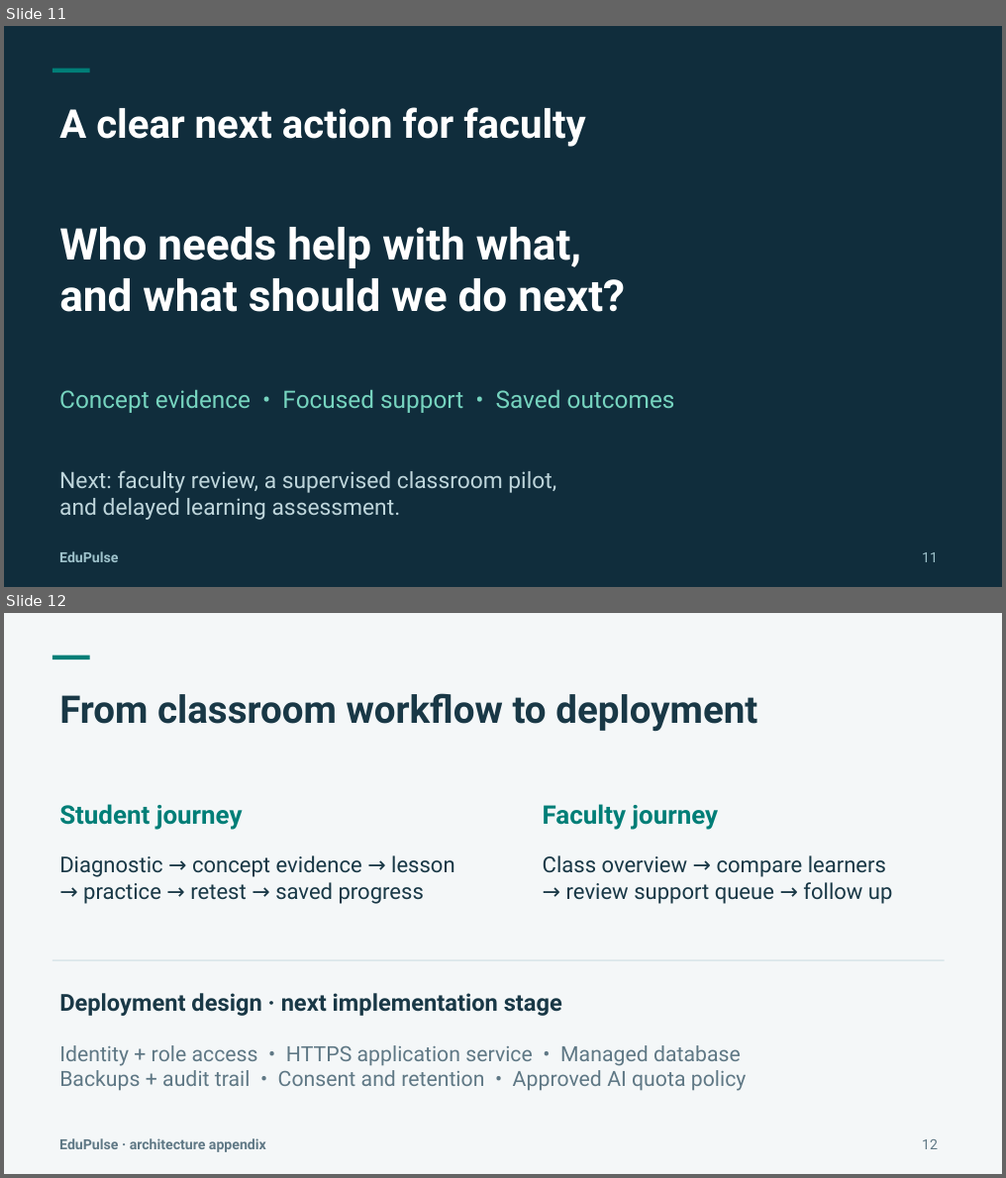
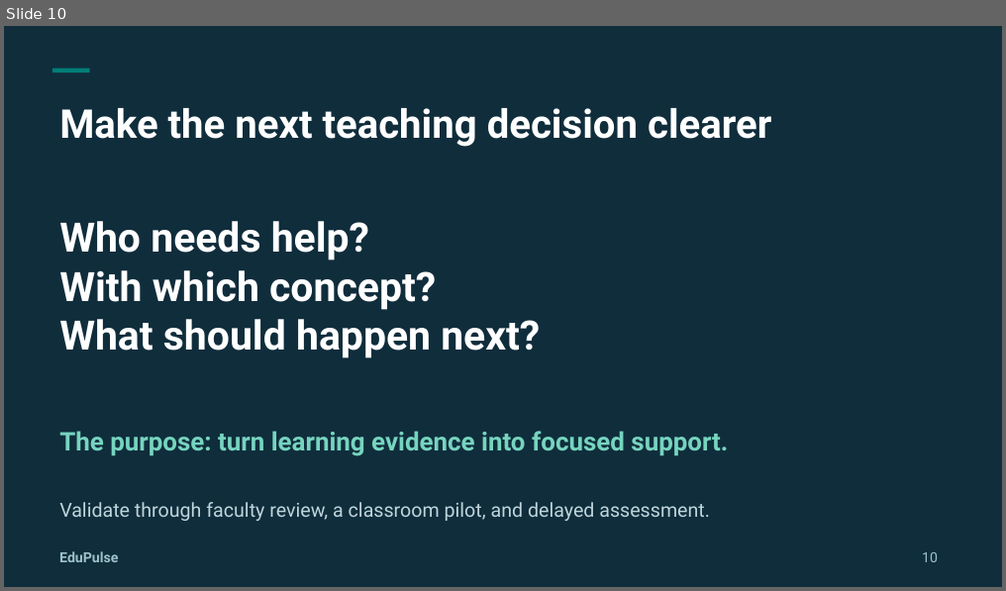
Before and after one commit to Don-Gabriel/EduPulse, a slide deck: output/presentations/EduPulse_Product_Presentation.pptx. Shown one above the other, each under a label of ours: slides 11 and 12 before the commit, slide 10 after it. The pictures are 1006x1178 and 1006x591 pixels, drawn with LibreOffice and Linux fonts; fonts in the diff are those of the drawing. Boxes give left, top, right and bottom in pixels: in the first picture for what was removed or moved away, otherwise in the second. Text is boxed around its words. In the diff, an @@ line names an element or a change of style, - is before the commit and + after.

```diff
--- a/output/presentations/EduPulse_Product_Presentation.pptx
+++ b/output/presentations/EduPulse_Product_Presentation.pptx
@@ slide 12 removed at (x1=4, y1=613, x2=1002, y2=1174), background #F4F7F8 @@
@@ rectangle removed at (x1=53, y1=655, x2=90, y2=660) @@
@@ text removed at (x1=59, y1=693, x2=757, y2=732) @@
-From classroom workflow to deployment
@@ text removed at (x1=59, y1=804, x2=243, y2=830) @@
-Student journey
@@ text removed at (x1=543, y1=804, x2=718, y2=830) @@
-Faculty journey
@@ text removed at (x1=59, y1=856, x2=455, y2=904) @@
-Diagnostic → concept evidence → lesson
-→ practice → retest → saved progress
@@ text removed at (x1=543, y1=856, x2=893, y2=904) @@
-Class overview → compare learners
-→ review support queue → follow up
@@ rectangle removed at (x1=53, y1=960, x2=945, y2=961) @@
@@ text removed at (x1=59, y1=993, x2=562, y2=1016) @@
-Deployment design · next implementation stage
@@ text removed at (x1=59, y1=1046, x2=746, y2=1091) @@
-Identity + role access • HTTPS application service • Managed database
-Backups + audit trail • Consent and retention • Approved AI quota policy
@@ text removed at (x1=59, y1=1139, x2=266, y2=1153) @@
-EduPulse · architecture appendix
@@ text removed at (x1=922, y1=1140, x2=938, y2=1150) @@
-12
@@ what was slide 11 is now slide 10 @@
@@ slide 10 changed as well @@
@@ text at (x1=59, y1=108, x2=771, y2=147): text changed @@
-A clear next action for faculty
+Make the next teaching decision clearer
@@ text at (x1=59, y1=221, x2=540, y2=359): text changed; size 42 to 39 pt @@
-Who needs help with what,
-and what should we do next?
+Who needs help?
+With which concept?
+What should happen next?
@@ text at (x1=59, y1=431, x2=728, y2=457): text changed; size 23.2 to 24.8 pt; bold on @@
-Concept evidence • Focused support • Saved outcomes
+The purpose: turn learning evidence into focused support.
@@ text at (x1=59, y1=502, x2=710, y2=521): text changed; size 21.8 to 18.8 pt @@
-Next: faculty review, a supervised classroom pilot,
-and delayed learning assessment.
+Validate through faculty review, a classroom pilot, and delayed assessment.
@@ text at (x1=922, y1=553, x2=938, y2=563): text changed @@
-11
+10
```
Also in this commit, not shown: 9 slides added, 10 other slides removed, 2 other files.
